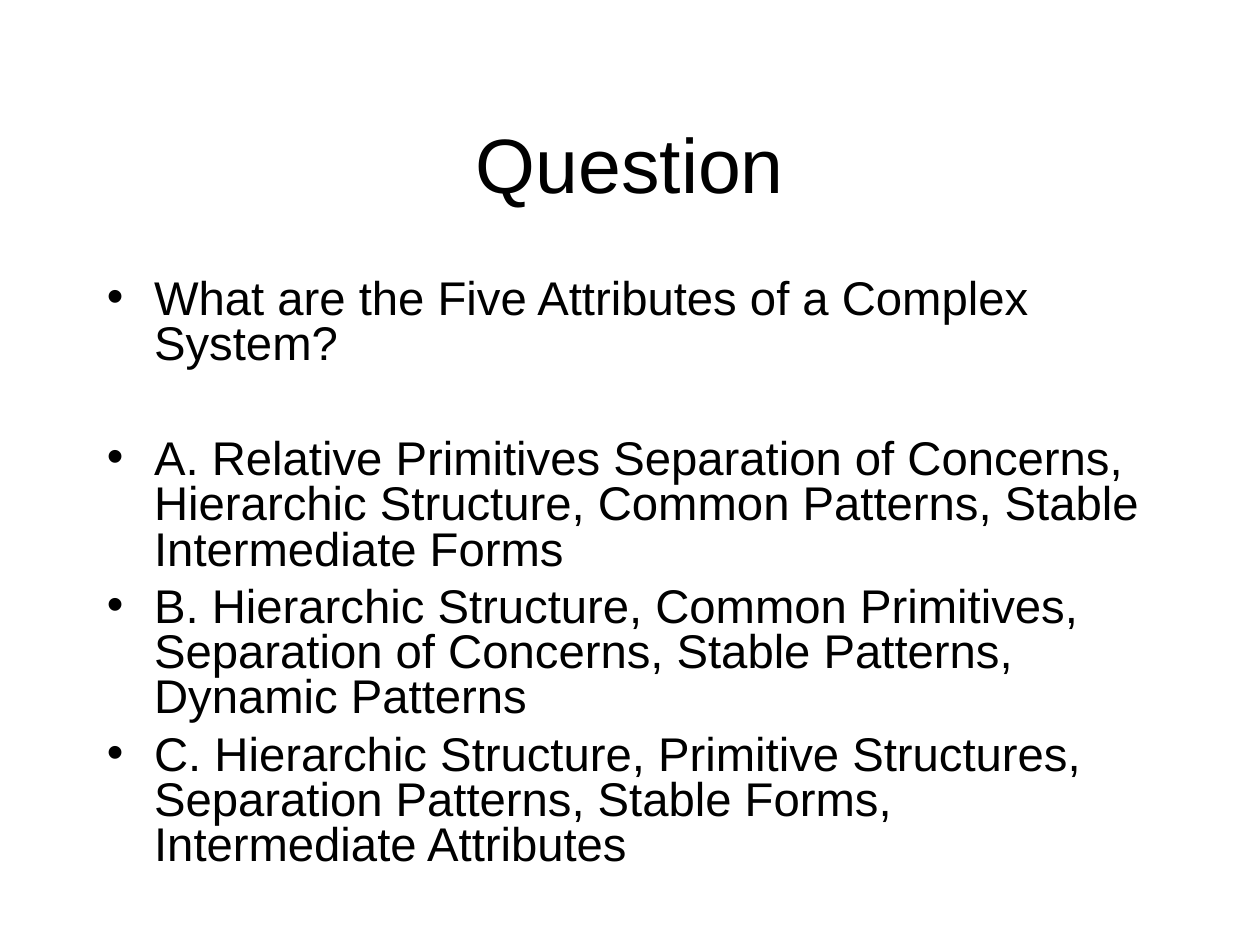
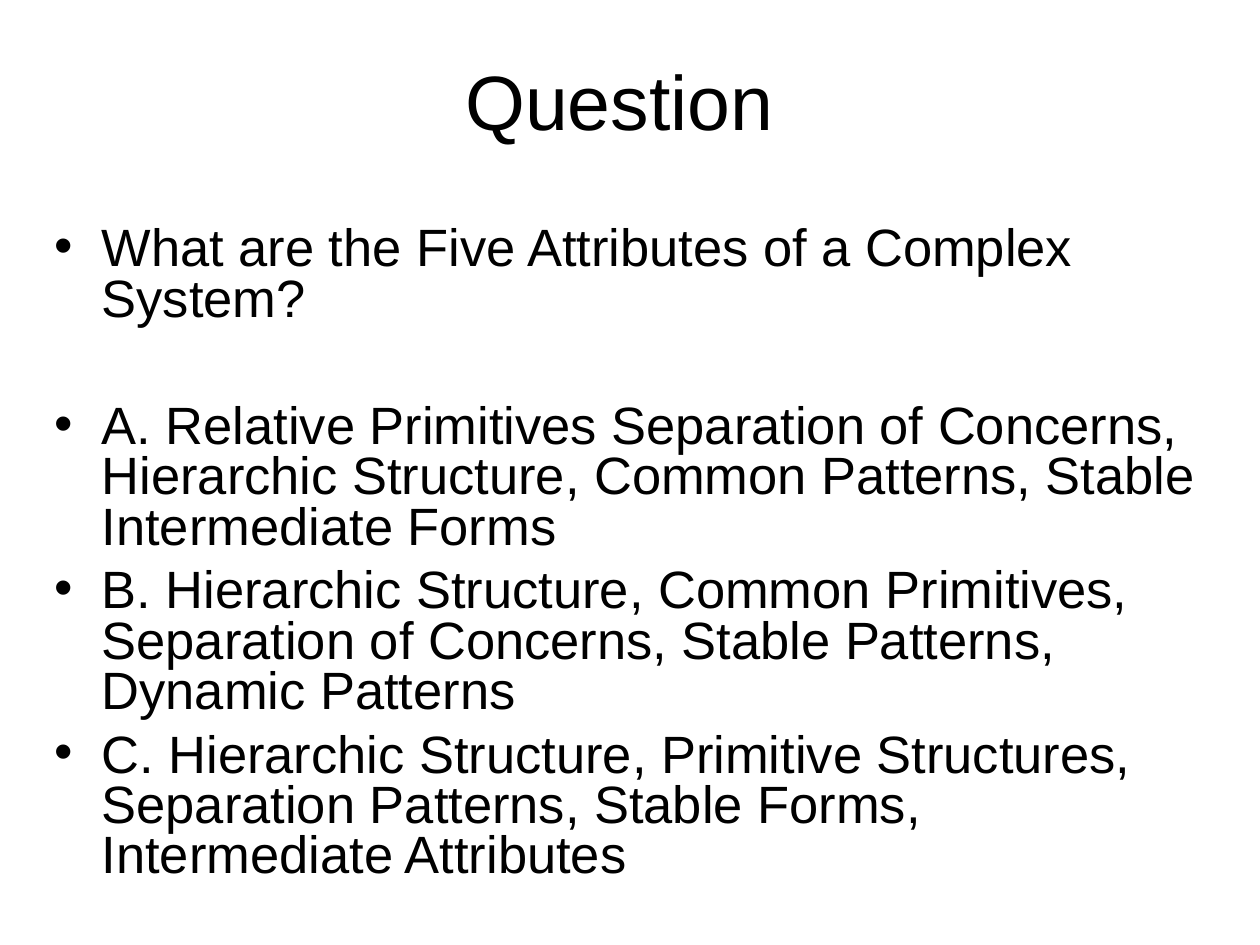
Before and after one commit to octaviordz/zjnu2017.github.io, a slide deck: slide 55 of OOAD/lectures/020--Complexity.ppt (slide 51 before the commit). Drawn at 1260x945 pixels with LibreOffice and Linux fonts; fonts in the diff are those of the drawing. Boxes give left, top, right and bottom in pixels: in the first picture for what was removed or moved away, otherwise in the second. Text is boxed around its words. In the diff, an @@ line names an element or a change of style, - is before the commit and + after.

Commit message:
Quiz question updates.

```diff
--- a/OOAD/lectures/020--Complexity.ppt
+++ b/OOAD/lectures/020--Complexity.ppt
@@ title "Question" moved from (x1=476, y1=137, x2=784, y2=208) to (x1=465, y1=74, x2=773, y2=145) @@
@@ text "What are the Five Attributes ..." moved from (x1=154, y1=280, x2=1139, y2=862) to (x1=102, y1=228, x2=1195, y2=874) @@
@@ text "What are the Five Attributes ..." at (x1=102, y1=228, x2=1195, y2=874): size 27 to 30 pt @@
```
Also in this commit, not shown: 6 other slides changed, 4 slides added, 3 other files.
